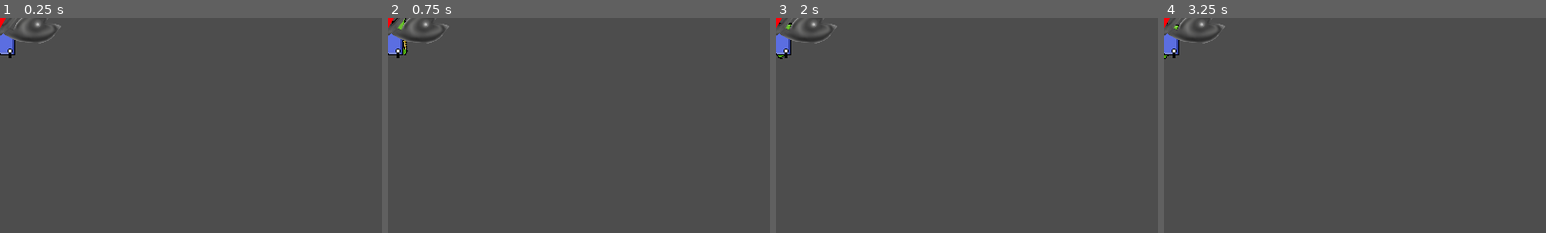
Above: before the commit, frames 1-4 (left to right).
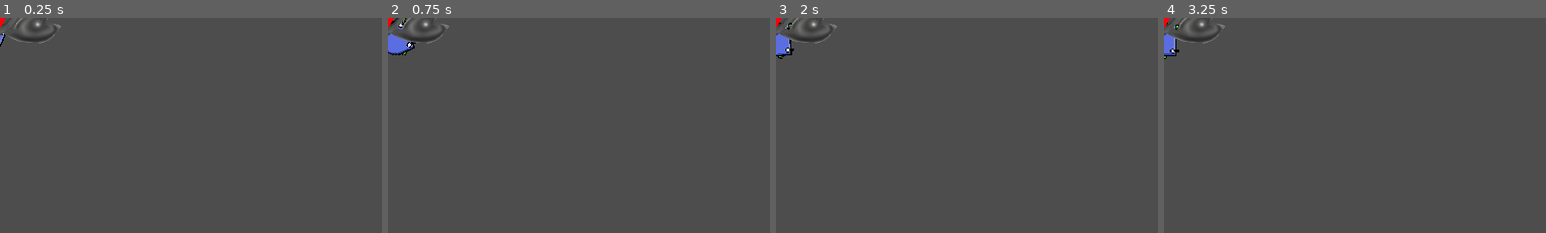
Above: after the commit, the same moments.

Repository: triangle-int/logi-charm
Game: Godot game, scene res://scenes/levels/enabled/level_5.tscn
Two runs of this game, one before a commit and one after it. Both use one fixed random seed, a clock stepped at 60 frames per second and the inputs below. This scene is started directly instead of the project's main scene.
Inputs (mouse positions are % of the whole screen's width and height, from its top left):
- Up to frame 1 (0.25 s): no input
- Up to frame 2 (0.75 s): tap Enter (ui_accept) at 0.5 s; move the mouse to (72, 45) at 0.52 s
- Up to frame 3 (2 s): tap Enter (ui_accept) at 0.77, 1.52 s; move the mouse to (30, 55) at 1.27 s
- Up to frame 4 (3.25 s): tap Enter (ui_accept) at 2, 2.75, 3.02 s; move the mouse to (60, 28) at 2.02 s; move the mouse to (45, 70) at 2.77 s
The pictures show only the part of the screen within x 0-50%, y 0-50%; the shares and areas given below are measured in that part.

The runs differ from the first frame. In frame 1, 0.3% of the frame differs, in the area x 0-4%, y 7-19%; in frame 2, 0.3%; in frame 3, 0.1%; in frame 4, 0.2%.

Commit message:
Implemented sprites rotation

Diff:
--- a/scenes/components/and_component.tscn
+++ b/scenes/components/and_component.tscn
@@ -17,6 +17,7 @@
 [node name="StaticBody2D" type="StaticBody2D" parent="."]
 
 [node name="RigidBody2D" type="RigidBody2D" parent="."]
+rotation = 0.785398
 collision_mask = 0
 angular_damp = 5.0
 
--- /dev/null
+++ b/scenes/levels/enabled/level_0.tscn
@@ -0,0 +1,27 @@
+[gd_scene load_steps=4 format=3 uid="uid://ci2gb164bp2m7"]
+
+[ext_resource type="Script" path="res://scripts/level.gd" id="1_d8uip"]
+[ext_resource type="Resource" uid="uid://doecm0xpoypst" path="res://resources/rings/ring_1.tres" id="2_j10b8"]
+[ext_resource type="PackedScene" uid="uid://blp38uqok1hw2" path="res://scenes/components/and_component.tscn" id="3_owioq"]
+
+[node name="Level" type="Node"]
+script = ExtResource("1_d8uip")
+rings_config = ExtResource("2_j10b8")
+
+[node name="AndComponent1" parent="." instance=ExtResource("3_owioq")]
+position = Vector2(169.75, 0)
+
+[node name="AndComponent2" parent="." instance=ExtResource("3_owioq")]
+position = Vector2(-0.0345735, -169.75)
+rotation = 1.571
+angle = 1.571
+
+[node name="AndComponent3" parent="." instance=ExtResource("3_owioq")]
+position = Vector2(-169.75, 0.0691471)
+rotation = 3.142
+angle = 3.142
+
+[node name="AndComponent" parent="." instance=ExtResource("3_owioq")]
+position = Vector2(-0.0660294, 169.75)
+rotation = 4.712
+angle = 4.712
--- a/scripts/components/and_component.gd
+++ b/scripts/components/and_component.gd
@@ -1,4 +1,4 @@
-extends BaseComponent
+extends RotatableComponent
 
 func _on_receive(index: int, _high: bool):
 	var result = true
--- /dev/null
+++ b/scripts/components/rotatable_component.gd
@@ -0,0 +1,12 @@
+class_name RotatableComponent
+
+extends BaseComponent
+
+@onready var sprite_2d: Sprite2D = $RigidBody2D/Sprite2D
+
+func _ready():
+	super()
+
+	var index: int = floor(((angle + PI / 4) / TAU) * 4)
+	var frame = {0: 0, 1: 3, 2: 1, 3: 2}[index]
+	sprite_2d.frame = frame
